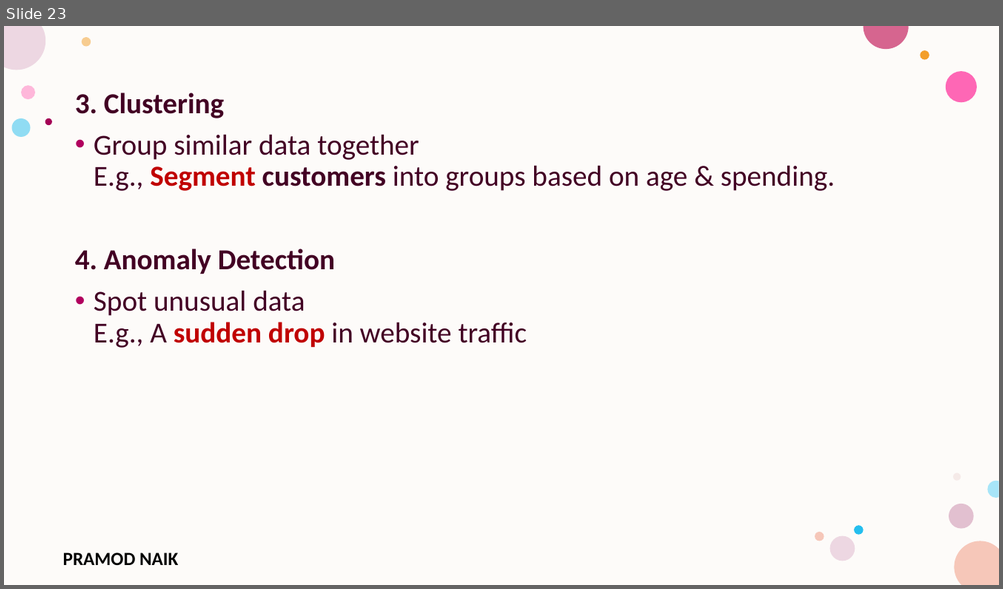
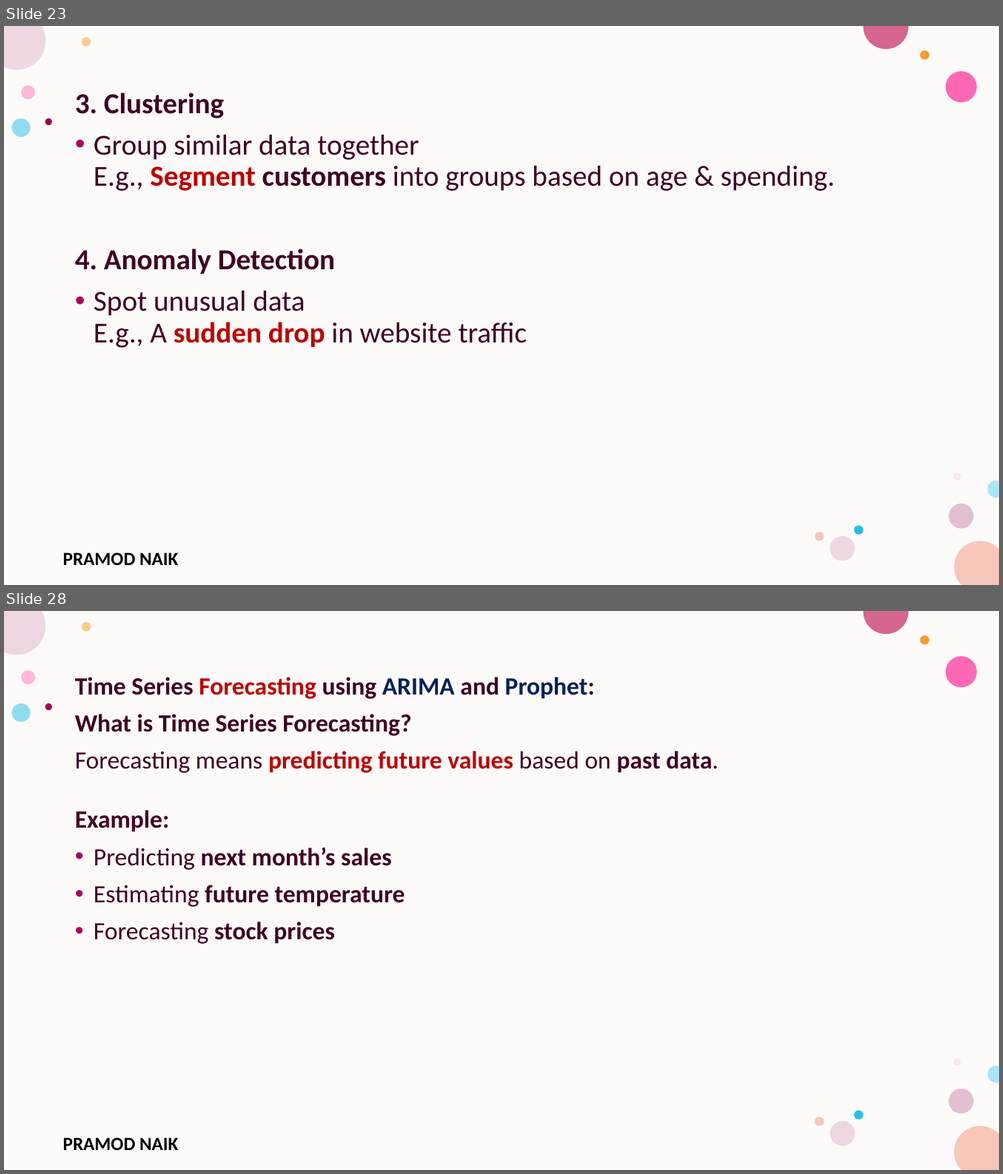
Before and after one commit to PRAMODNAIK-DEV/MCA-2nd-Sem-ML-Data-Analytics-Shridevi-College, a slide deck: Theory Class-Notes/Unit-5 Data Analytics and Real-World Applications.pptx. Shown one above the other, each under a label of ours: slide 23 before the commit, slides 23 and 28 after it; the slides between them are not shown. The pictures are 1003x589 and 1003x1174 pixels, drawn with LibreOffice and Linux fonts; fonts in the diff are those of the drawing; background and template pictures are left out. Boxes give left, top, right and bottom in pixels: in the first picture for what was removed or moved away, otherwise in the second. Text is boxed around its words. In the diff, an @@ line names an element or a change of style, - is before the commit and + after.

```diff
--- a/Theory Class-Notes/Unit-5 Data Analytics and Real-World Applications.pptx
+++ b/Theory Class-Notes/Unit-5 Data Analytics and Real-World Applications.pptx
@@ slide 28 added at [4,611,999,1170], background #FFFFFF; not listed: 17 template elements that a slide beside it also shows @@
@@ text added at [75,677,718,944], 24 pt, text #420023, bold @@
+Time Series Forecasting using ARIMA and Prophet:
+What is Time Series Forecasting?
+Forecasting means predicting future values based on past data.
+Example:
+• Predicting next month’s sales
+• Estimating future temperature
+• Forecasting stock prices
```
Also in this commit, not shown: 3 slides changed, 22 other slides added, 6 slides removed, 1 other file.
